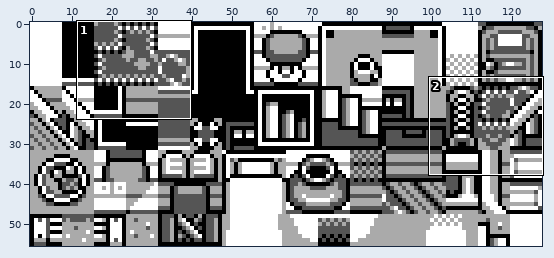
File history of a sprite sheet, gfx/tilesets/ship.png. Above: a wide view before the commit, with the close-up outlined.
Close-up. Before the commit:
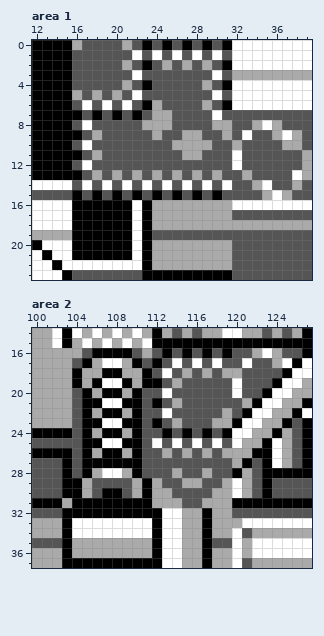
The file is 128x56 pixels. Shown: area 1: x 12..39, y 0..23; area 2: x 100..127, y 14..37.
After:
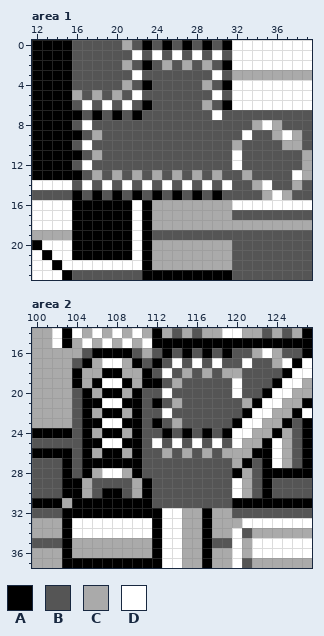
Palette (. is transparent): A #000000  B #555555  C #aaaaaa  D #ffffff
Changes in this commit:
{"where": "area 1"}
{"y":0,"x":16,"old":"C","new":"B"}
{"y":6,"x":24,"old":"C","new":"B"}
{"y":7,"x":24,"old":"CC","new":"BB"}
{"y":8,"x":23,"old":"CCC","new":"BBB"}
{"y":8,"x":30,"old":"CC","new":"BB"}
{"y":9,"x":24,"old":"C","new":"B"}
{"y":9,"x":27,"old":"CC","new":"BB"}
{"y":9,"x":31,"old":"C","new":"B"}
{"y":10,"x":26,"old":"CCCC","new":"BBBB"}
{"y":11,"x":27,"old":"CC","new":"BB"}
{"where": "area 2"}
{"y":22,"x":119,"old":"C","new":"B"}
{"y":23,"x":118,"old":"CC","new":"BB"}
{"y":28,"x":114,"old":"C","new":"B"}
{"y":28,"x":117,"old":"C","new":"B"}
{"y":29,"x":112,"old":"C","new":"B"}
{"y":29,"x":115,"old":"CC","new":"BB"}
{"y":29,"x":119,"old":"C","new":"B"}
{"y":30,"x":112,"old":"CC","new":"BB"}
{"y":30,"x":118,"old":"CC","new":"BB"}
{"y":31,"x":112,"old":"CCC","new":"BBB"}
{"y":31,"x":117,"old":"CCC","new":"BBB"}
{"label":"changed","picture_box":[72,40,82,50]}
{"label":"changed","picture_box":[142,100,232,160]}
{"label":"changed","picture_box":[152,408,232,508]}
